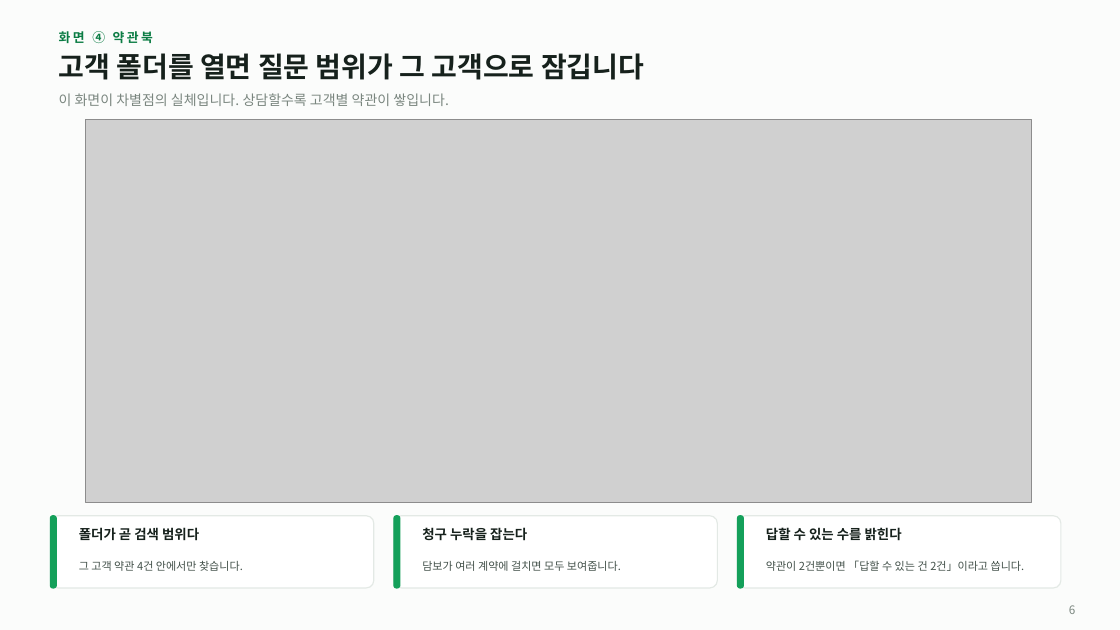
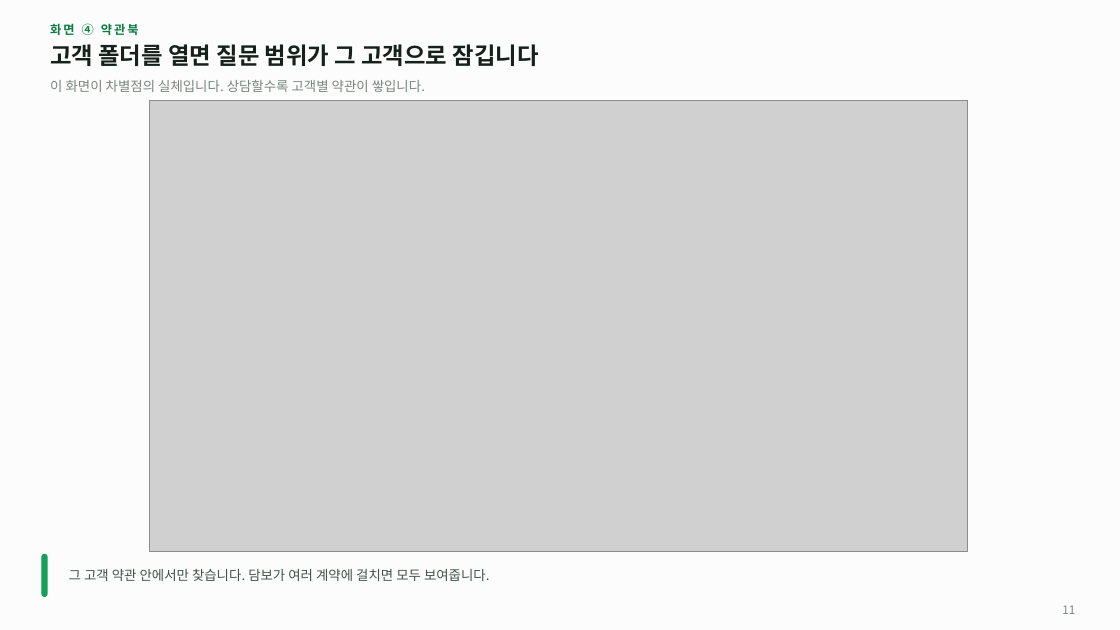
Before and after one commit to acathy870928-hash/chacha6377, a slide deck: slide 11 of docs/Insurance_AI_상담설계.pptx (slide 6 before the commit). Drawn at 1120x630 pixels with LibreOffice and Linux fonts; fonts in the diff are those of the drawing; grey boxes stand for pictures. Boxes give left, top, right and bottom in pixels: in the first picture for what was removed or moved away, otherwise in the second. Text is boxed around its words. In the diff, an @@ line names an element or a change of style, - is before the commit and + after.

```diff
--- a/docs/Insurance_AI_상담설계.pptx
+++ b/docs/Insurance_AI_상담설계.pptx
@@ text "화면 ④ 약관북": place and size @@
-text "화면 ④ 약관북" at [59,31,153,43]
+text "화면 ④ 약관북" at [50,23,139,35]
@@ text "화면 ④ 약관북" at [50,23,139,35]: size 11 to 10.5 pt, letter spacing 2 to 1.8 pt @@
@@ text "고객 폴더를 열면 질문 범위가 ...": place and size @@
-text "고객 폴더를 열면 질문 범위가 ..." at [59,53,644,80]
+text "고객 폴더를 열면 질문 범위가 ..." at [50,44,539,66]
@@ text "고객 폴더를 열면 질문 범위가 ..." at [50,44,539,66]: size 24 to 20 pt @@
@@ text "이 화면이 차별점의 실체입니다. 상담할수록 ...": place and size @@
-text "이 화면이 차별점의 실체입니다. 상담할수록 ..." at [59,93,449,106]
+text "이 화면이 차별점의 실체입니다. 상담할수록 ..." at [50,80,425,92]
@@ text "이 화면이 차별점의 실체입니다. 상담할수록 ..." at [50,80,425,92]: size 12 to 11.5 pt @@
@@ picture: place and size @@
-picture at [86,119,1033,502]
+picture at [150,101,968,551]
@@ rounded rectangle removed at [50,516,374,588] @@
@@ text removed at [79,527,199,541] @@
-폴더가 곧 검색 범위다
@@ rounded rectangle removed at [394,516,718,588] @@
@@ rounded rectangle removed at [394,516,400,588] @@
@@ text removed at [422,527,527,541] @@
-청구 누락을 잡는다
@@ rounded rectangle removed at [738,516,1061,588] @@
@@ rounded rectangle removed at [738,516,744,588] @@
@@ text removed at [766,527,902,541] @@
-답할 수 있는 수를 밝힌다
@@ rounded rectangle: place and size @@
-rounded rectangle at [50,516,56,588]
+rounded rectangle at [42,555,47,597]
@@ rounded rectangle at [42,555,47,597]: proportions changed @@
@@ text at [69,569,490,581]: text changed; size 9.5 to 11.5 pt @@
-담보가 여러 계약에 걸치면 모두 보여줍니다.
+그 고객 약관 안에서만 찾습니다. 담보가 여러 계약에 걸치면 모두 보여줍니다.
@@ text removed at [79,561,243,571] @@
-그 고객 약관 4건 안에서만 찾습니다.
@@ text removed at [766,560,1025,571] @@
-약관이 2건뿐이면 「답할 수 있는 건 2건」이라고 씁니다.
@@ text at [1062,605,1075,614]: text changed @@
-6
+11
```
Also in this commit, not shown: 3 other slides changed, 8 slides added, 1 slide removed, 8 other files.
